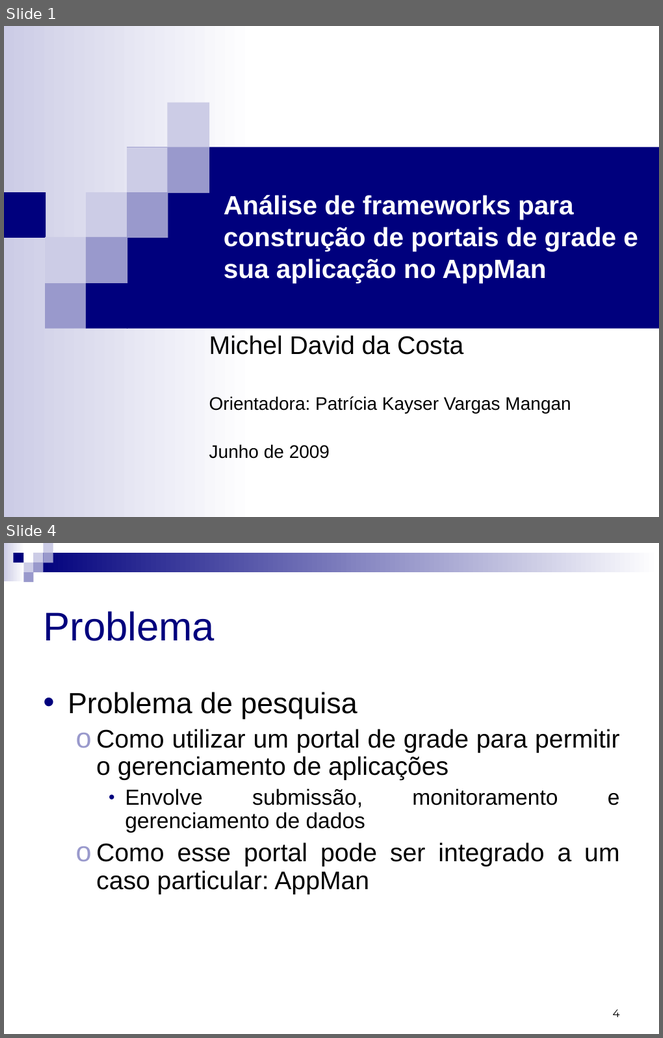
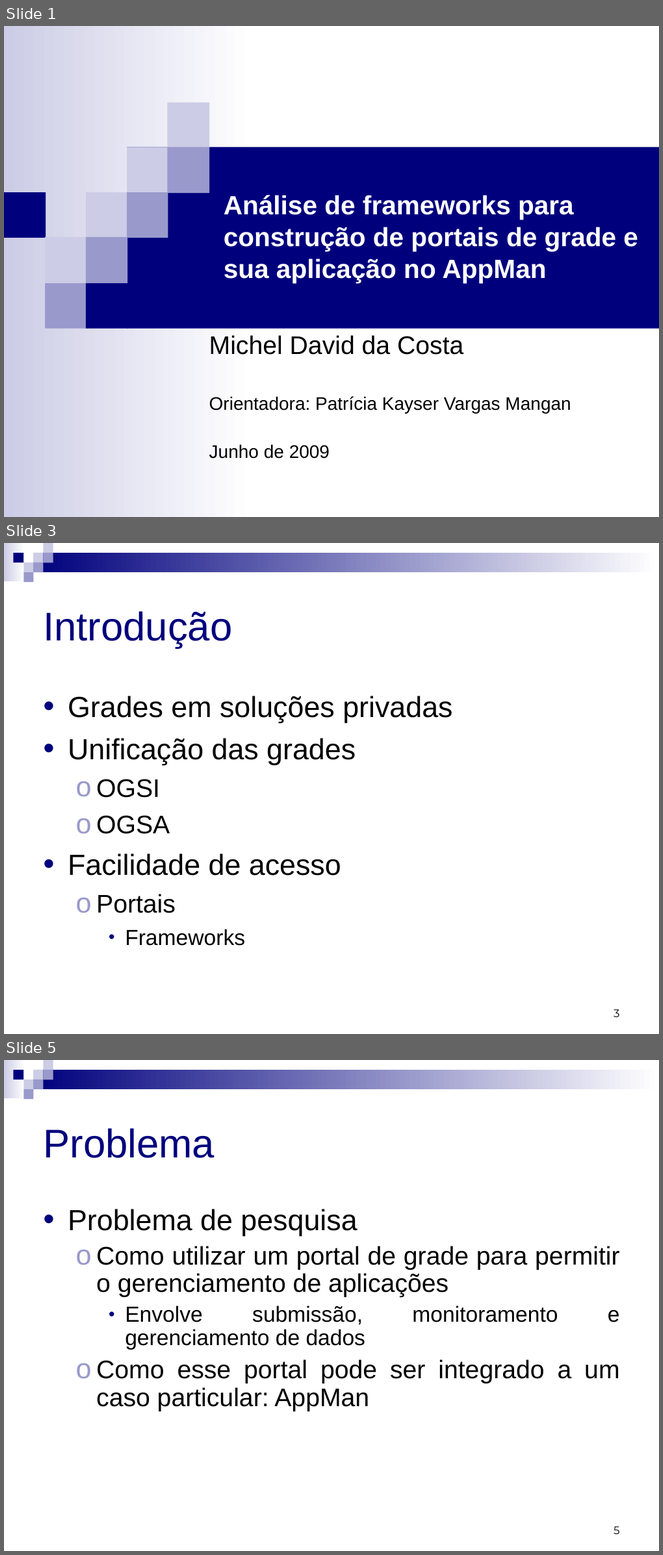
Before and after one commit to micheldavid/tcc-michel, a slide deck: Apresentação/Michel David da Costa - Apresentação.ppt. Shown one above the other, each under a label of ours: slides 1 and 4 before the commit, slides 1, 3 and 5 after it; the slides between them are not shown. The pictures are 663x1038 and 663x1555 pixels, drawn with LibreOffice and Linux fonts; fonts in the diff are those of the drawing. Boxes give left, top, right and bottom in pixels: in the first picture for what was removed or moved away, otherwise in the second. Text is boxed around its words. In the diff, an @@ line names an element or a change of style, - is before the commit and + after.

```diff
--- a/Apresentação/Michel David da Costa - Apresentação.ppt
+++ b/Apresentação/Michel David da Costa - Apresentação.ppt
@@ slide 3 added at [4,543,659,1034], background #FFFFFF; not listed: 9 template elements that a slide beside it also shows @@
@@ title added at [43,611,232,648], 44 pt, text #00007D @@
+Introdução
@@ text added at [68,696,452,946], 32 pt, text #000000 @@
+• Grades em soluções privadas
+• Unificação das grades
+  ο OGSI
+  ο OGSA
+• Facilidade de acesso
+  ο Portais
+    • Frameworks
@@ page number added at [614,1010,620,1017], 12 pt, text #000000 @@
+3
@@ what was slide 4 is now slide 5 @@
@@ page number at [614,1527,620,1534]: text changed @@
-4
+5
```
Also in this commit, not shown: 7 slides changed, 1 other slide added, 1 slide removed.
